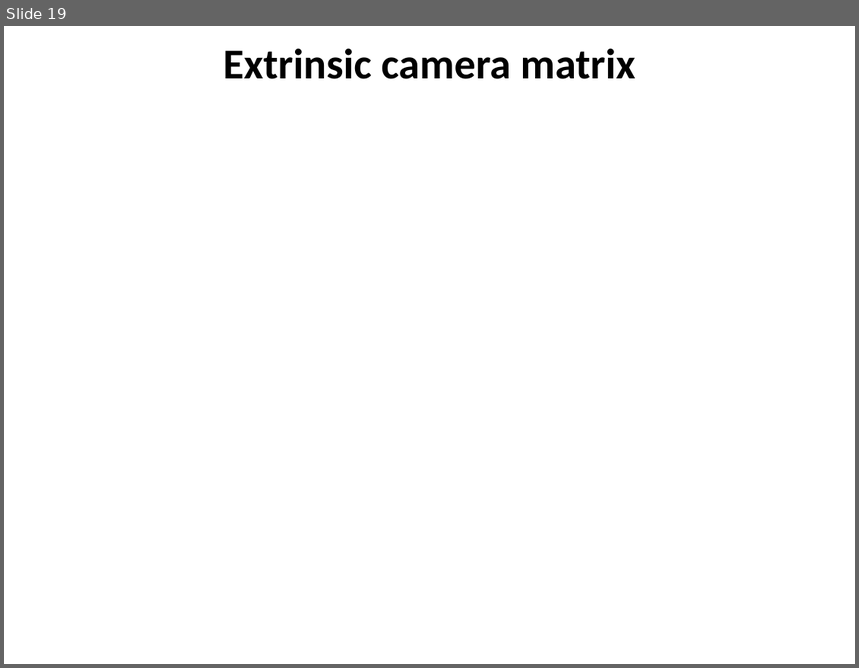
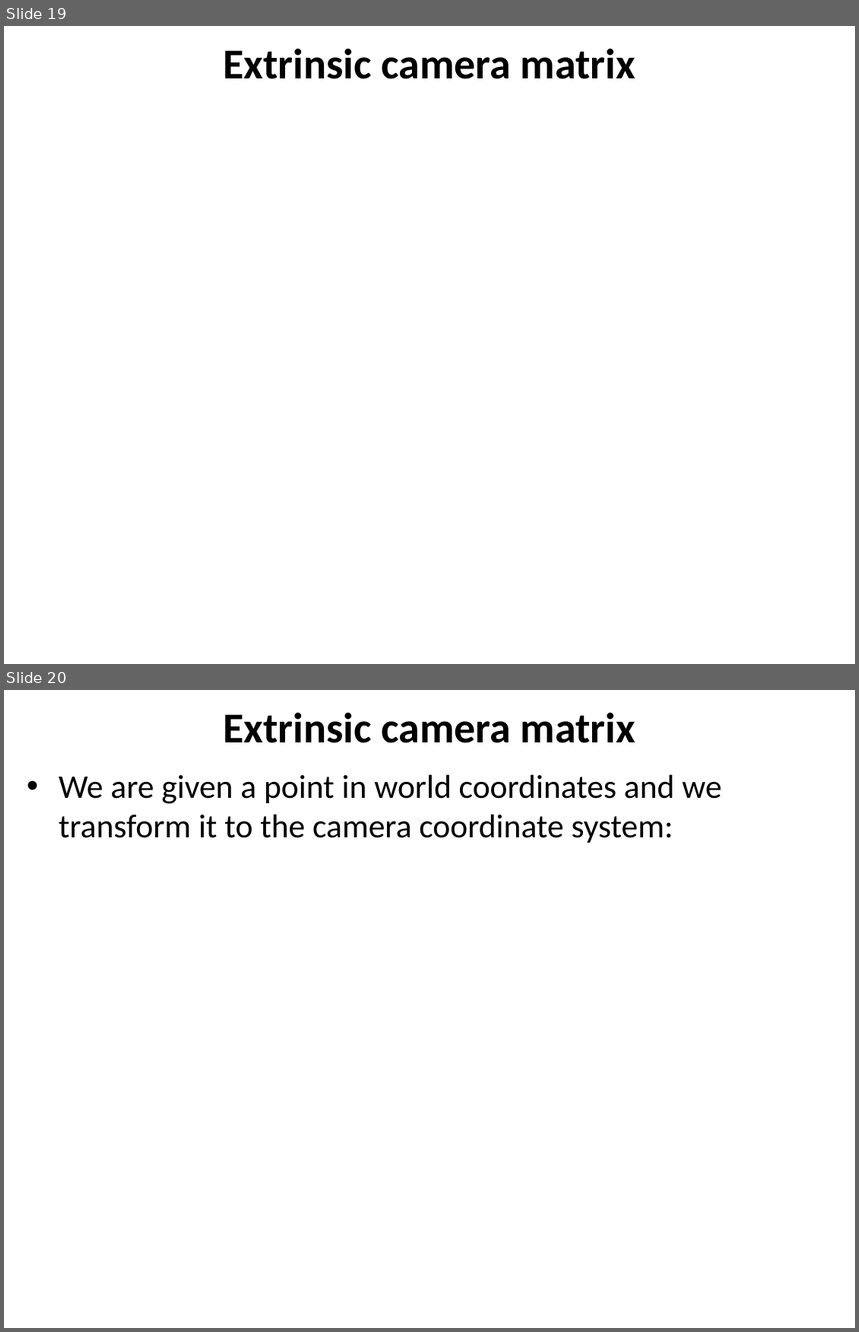
Before and after one commit to YoniChechik/AI_is_Math, a slide deck: c_07_camera_calibration/camera calibration.pptx. Shown one above the other, each under a label of ours: slide 19 before the commit, slides 19 and 20 after it. The pictures are 859x668 and 859x1332 pixels, drawn with LibreOffice and Linux fonts; fonts in the diff are those of the drawing; grey boxes stand for pictures. Boxes give left, top, right and bottom in pixels: in the first picture for what was removed or moved away, otherwise in the second. Text is boxed around its words. In the diff, an @@ line names an element or a change of style, - is before the commit and + after.

Commit message:
finished camera calib

```diff
--- a/c_07_camera_calibration/camera calibration.pptx
+++ b/c_07_camera_calibration/camera calibration.pptx
@@ slide 20 added at (4, 690, 855, 1328), background #FFFFFF @@
@@ title added at (223, 712, 636, 743), 36 pt, text #000000, bold @@
+Extrinsic camera matrix
@@ text added at (59, 774, 721, 843), 28 pt, text #000000 @@
+• We are given a point in world coordinates and we transform it to the camera coordinate system:
```
Also in this commit, not shown: 21 other slides added.
